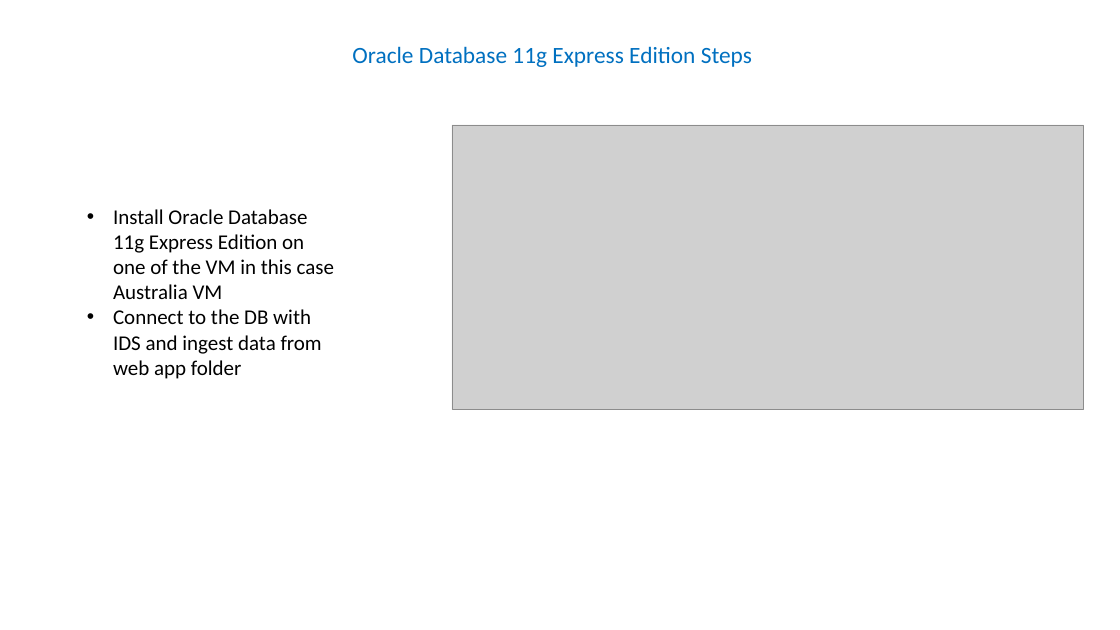
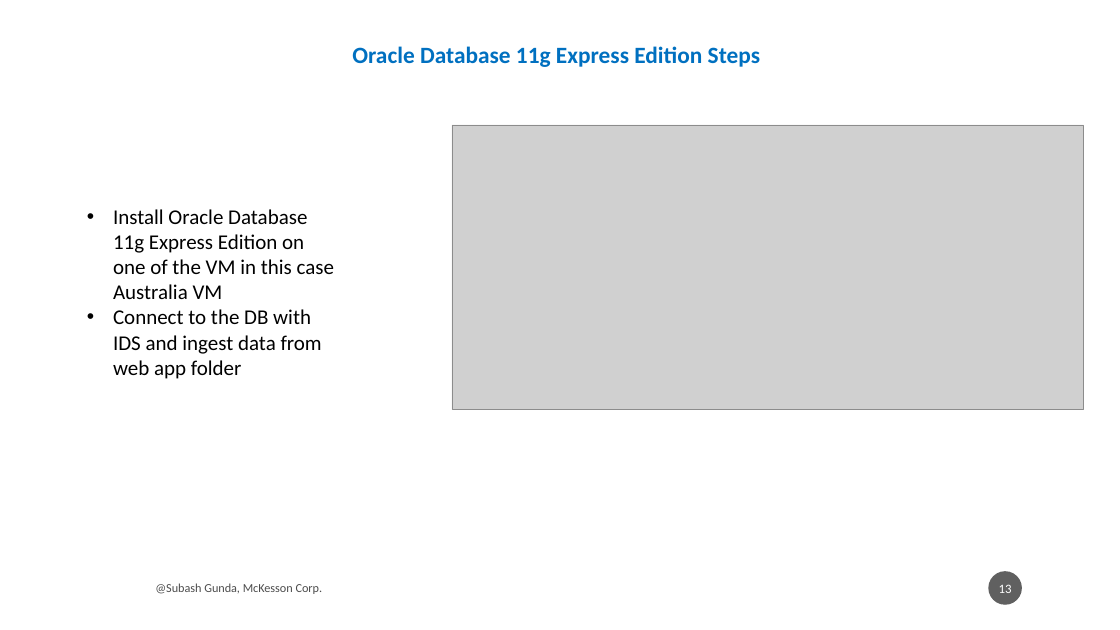
Before and after one commit to subhashgunda/deepazuremck, a slide deck: slide 13 of AzureTrafficManager_SubhashGunda.pptx (slide 14 before the commit). Drawn at 1120x630 pixels with LibreOffice and Linux fonts; fonts in the diff are those of the drawing; grey boxes stand for pictures. Boxes give left, top, right and bottom in pixels: in the first picture for what was removed or moved away, otherwise in the second. Text is boxed around its words. In the diff, an @@ line names an element or a change of style, - is before the commit and + after.

```diff
--- a/AzureTrafficManager_SubhashGunda.pptx
+++ b/AzureTrafficManager_SubhashGunda.pptx
@@ text "Oracle Database 11g Express Edition ..." at bbox=[352, 46, 760, 67]: bold on @@
@@ text added at bbox=[155, 583, 323, 594], 10.5 pt, text #000000 at 70% opacity @@
+@Subash Gunda, McKesson Corp.
@@ page number added at bbox=[989, 571, 1023, 605], fill #1D1D1D at 70% opacity, 11 pt, text #FFFFFF @@
+13
```
Also in this commit, not shown: 22 other slides changed, 6 slides added, 2 slides removed, 1 other file.
